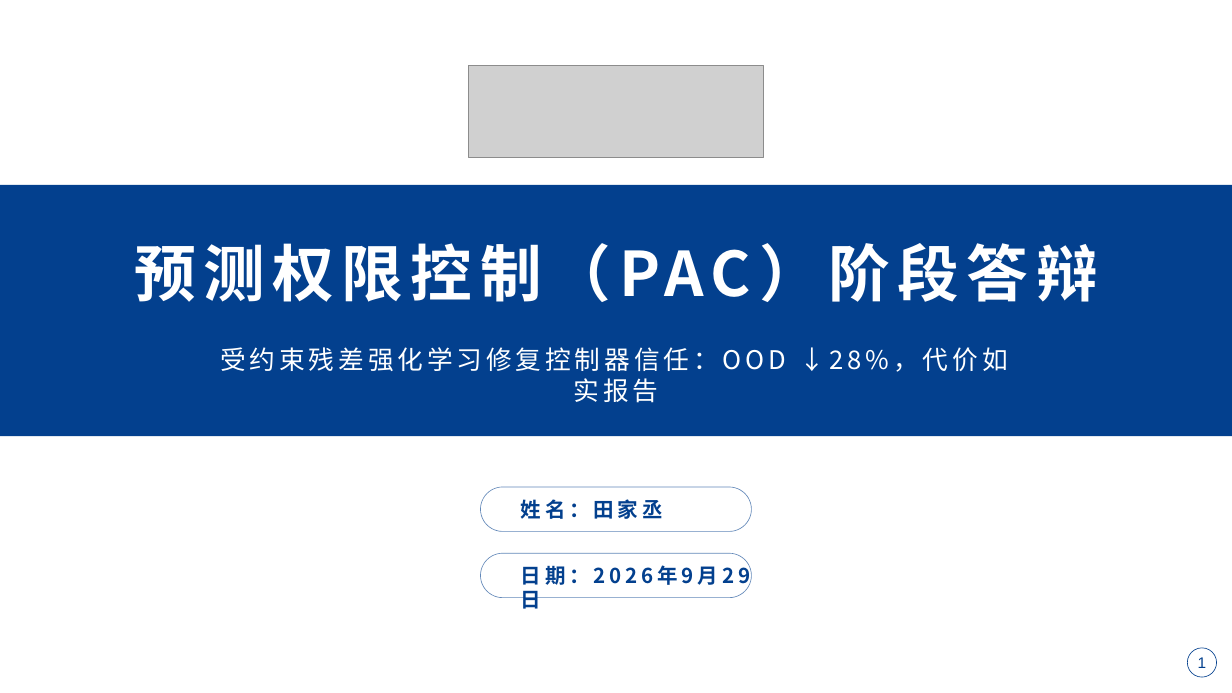
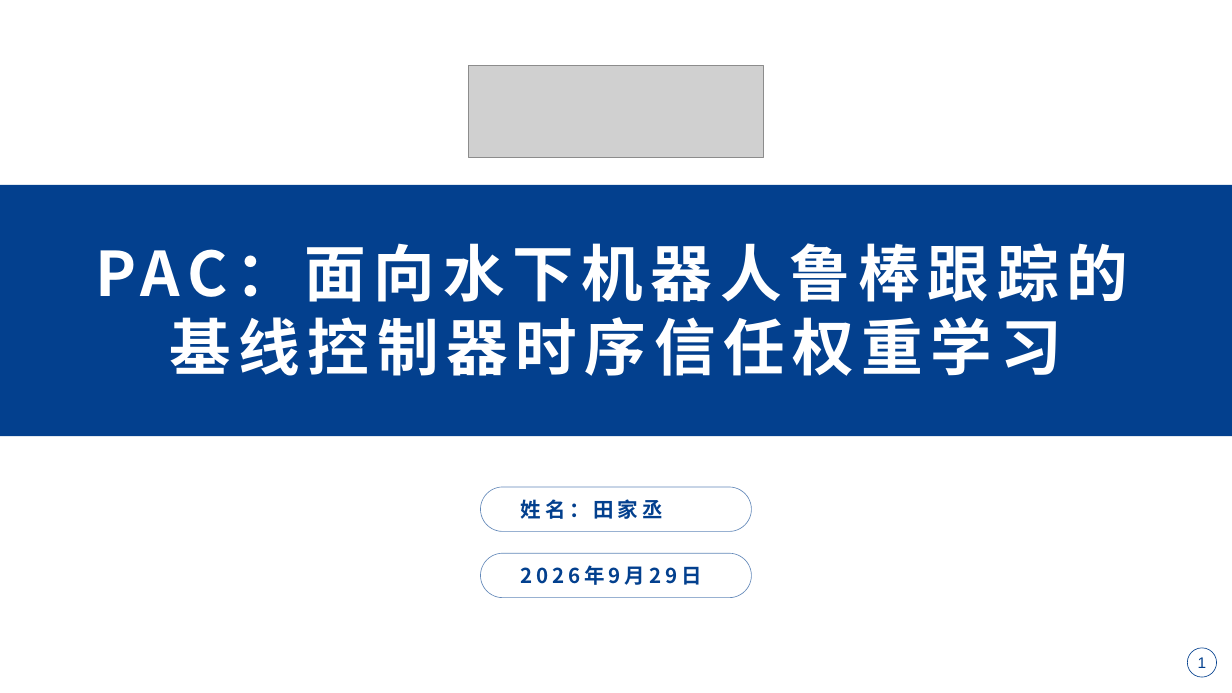
Before and after one commit to Jiacheng-Tian/predictive-authority-control, a slide deck: slide 1 of paper/PAC_组会答辩_20260929.pptx. Drawn at 1232x693 pixels with LibreOffice and Linux fonts; fonts in the diff are those of the drawing; grey boxes stand for pictures. Boxes give left, top, right and bottom in pixels: in the first picture for what was removed or moved away, otherwise in the second. Text is boxed around its words. In the diff, an @@ line names an element or a change of style, - is before the commit and + after.

```diff
--- a/paper/PAC_组会答辩_20260929.pptx
+++ b/paper/PAC_组会答辩_20260929.pptx
@@ text at <box>169,243,1128,376</box>: text changed @@
-预测权限控制（PAC）阶段答辩
+PAC：面向水下机器人鲁棒跟踪的基线控制器时序信任权重学习
@@ text removed at <box>220,347,1008,403</box> @@
-受约束残差强化学习修复控制器信任：OOD ↓28%，代价如实报告
@@ text at <box>521,565,702,585</box>: text changed @@
-日期：2026年9月29日
+2026年9月29日
```
Also in this commit, not shown: 5 other slides changed, 3 slides removed, 24 other files.
